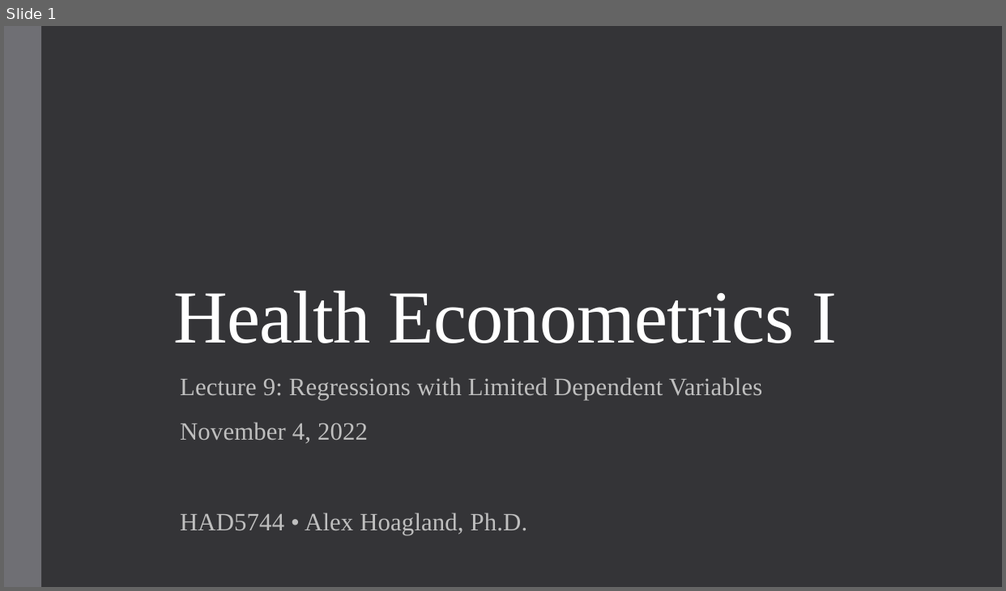
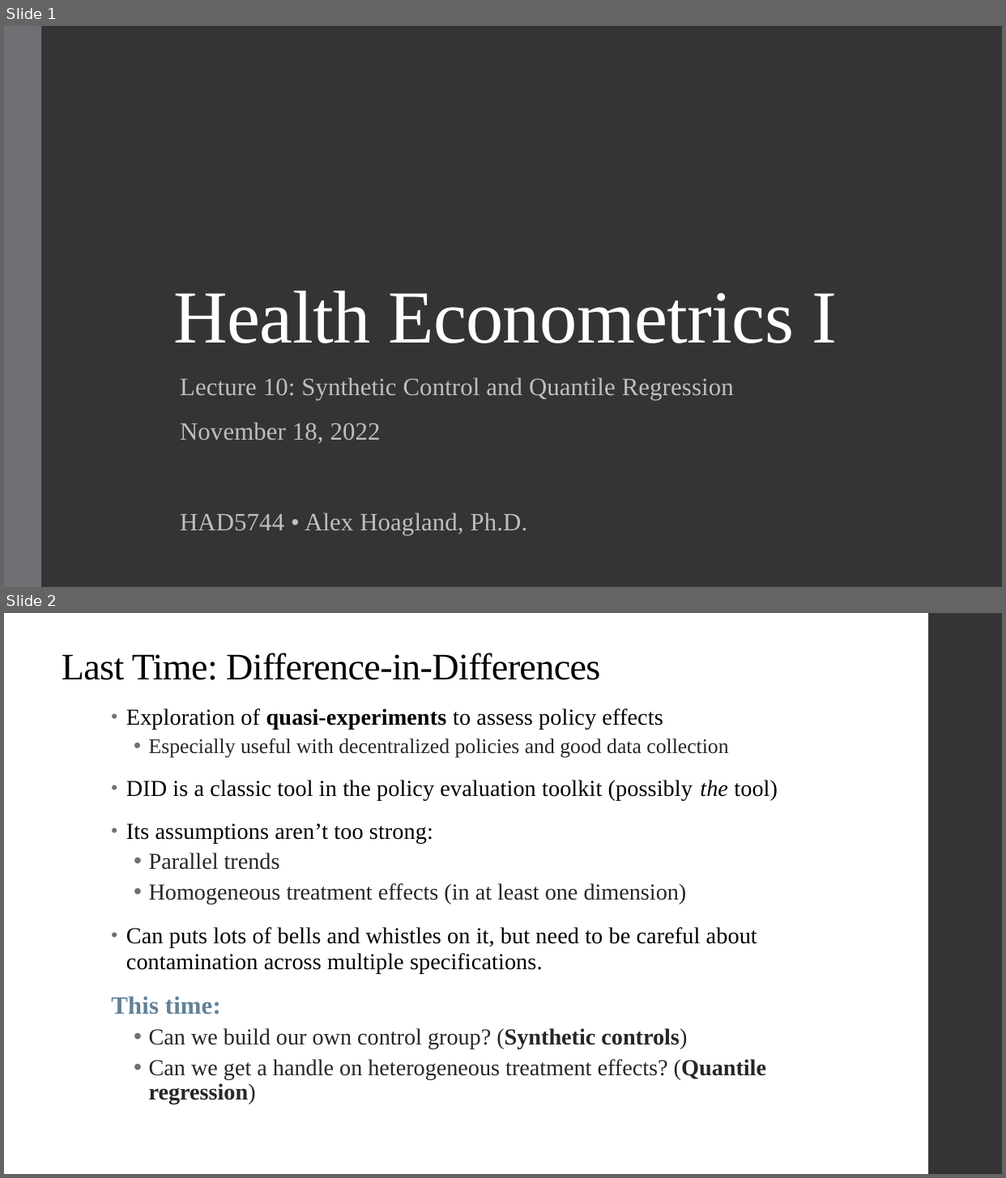
Before and after one commit to qiufei/fork-HAD5744, a slide deck: Lecture10_SyntheticControl_QuantileRegression/Lecture10_SyntheticControl_QuantileRegression.pptx. Shown one above the other, each under a label of ours: slide 1 before the commit, slides 1 and 2 after it. The pictures are 1006x591 and 1006x1178 pixels, drawn with LibreOffice and Linux fonts; fonts in the diff are those of the drawing. Boxes give left, top, right and bottom in pixels: in the first picture for what was removed or moved away, otherwise in the second. Text is boxed around its words. In the diff, an @@ line names an element or a change of style, - is before the commit and + after.

```diff
--- a/Lecture10_SyntheticControl_QuantileRegression/Lecture10_SyntheticControl_QuantileRegression.pptx
+++ b/Lecture10_SyntheticControl_QuantileRegression/Lecture10_SyntheticControl_QuantileRegression.pptx
@@ slide 2 added at (4, 613, 1002, 1174), background #FFFFFF @@
@@ rectangle added at (928, 613, 1002, 1174), fill #353537 @@
@@ title added at (62, 653, 600, 680), 36 pt, text #000000 @@
+Last Time: Difference-in-Differences
@@ text added at (111, 709, 778, 1105), 22 pt, text #000000 @@
+• Exploration of quasi-experiments to assess policy effects
+  • Especially useful with decentralized policies and good data collection
+• DID is a classic tool in the policy evaluation toolkit (possibly the tool)
+• Its assumptions aren’t too strong:
+  • Parallel trends
+  • Homogeneous treatment effects (in at least one dimension)
+• Can puts lots of bells and whistles on it, but need to be careful about contamination across multiple specifications.
+This time:
+  • Can we build our own control group? (Synthetic controls)
+  • Can we get a handle on heterogeneous treatment effects? (Quantile regression)
@@ slide 1 changed as well @@
@@ subtitle at (180, 378, 734, 444): text changed @@
-Lecture 9: Regressions with Limited Dependent Variables
-November 4, 2022
+Lecture 10: Synthetic Control and Quantile Regression
+November 18, 2022
```
Also in this commit, not shown: 1 other slide changed, 37 other slides added, 13 slides removed, 31 other files.
